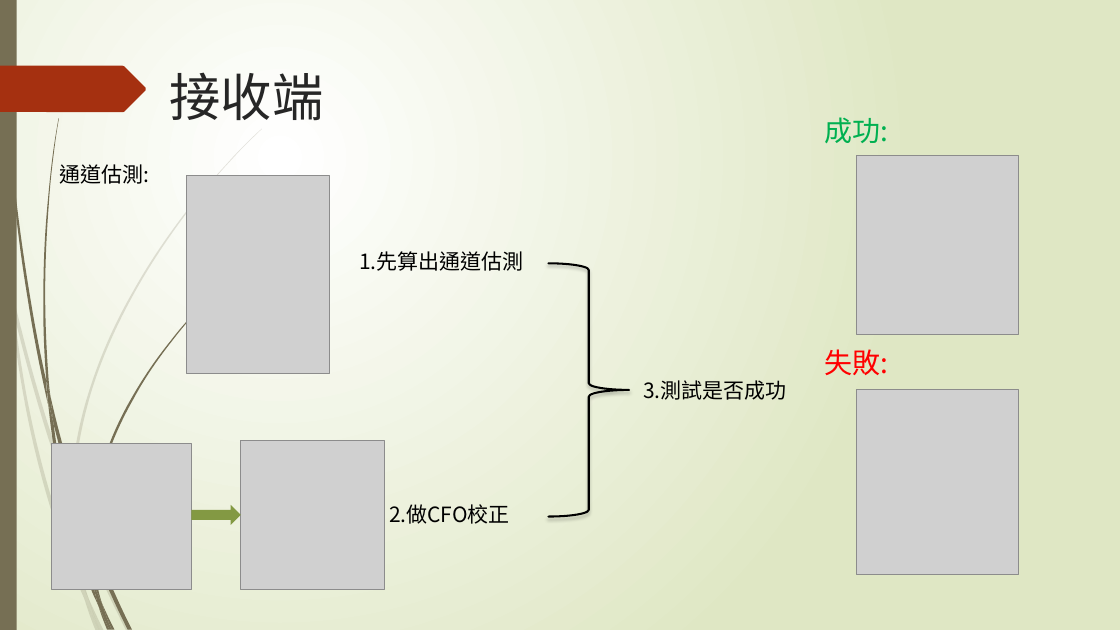
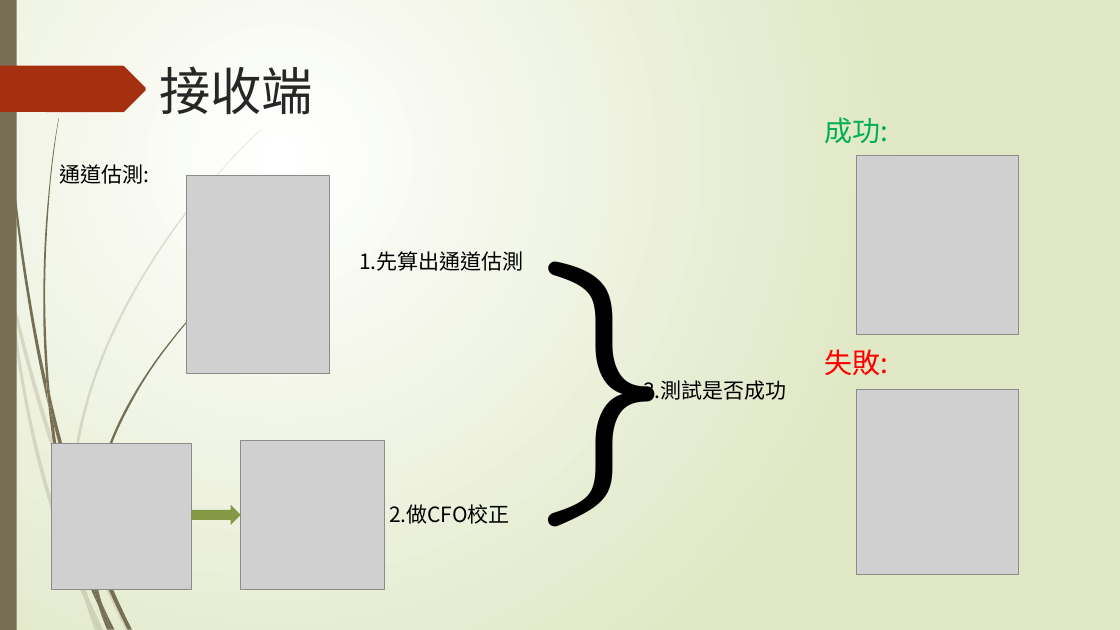
Before and after one commit to NIUWCSP/OTSM, a slide deck: slide 10 of report/以SDR實現OTSM通訊技術.pptx (slide 9 before the commit). Drawn at 1120x630 pixels with LibreOffice and Linux fonts; fonts in the diff are those of the drawing; grey boxes stand for pictures. Boxes give left, top, right and bottom in pixels: in the first picture for what was removed or moved away, otherwise in the second. Text is boxed around its words. In the diff, an @@ line names an element or a change of style, - is before the commit and + after.

```diff
--- a/report/以SDR實現OTSM通訊技術.pptx
+++ b/report/以SDR實現OTSM通訊技術.pptx
@@ title "接收端": place and size @@
-title "接收端" at bbox=[170, 72, 324, 121]
+title "接收端" at bbox=[159, 66, 313, 115]
@@ text added at bbox=[528, 172, 635, 534], 250 pt, text #000000 @@
+}
@@ right brace removed at bbox=[549, 263, 629, 517] @@
```
Also in this commit, not shown: 13 other slides changed, 3 slides added, 1 slide removed.
